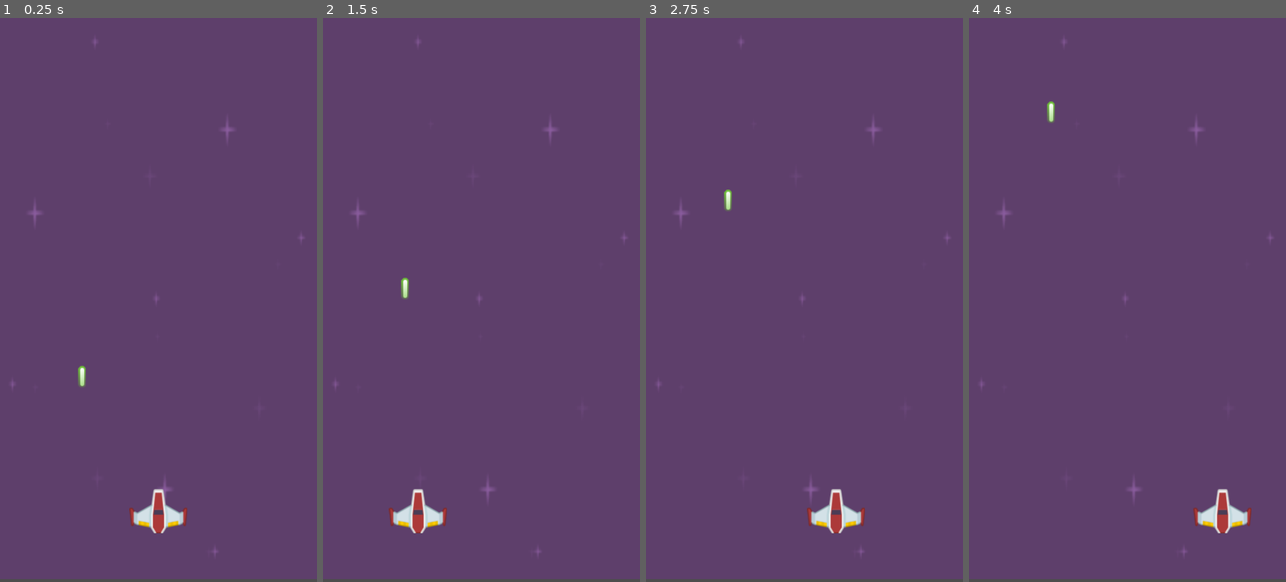
Above: before the commit, frames 1-4 (left to right).
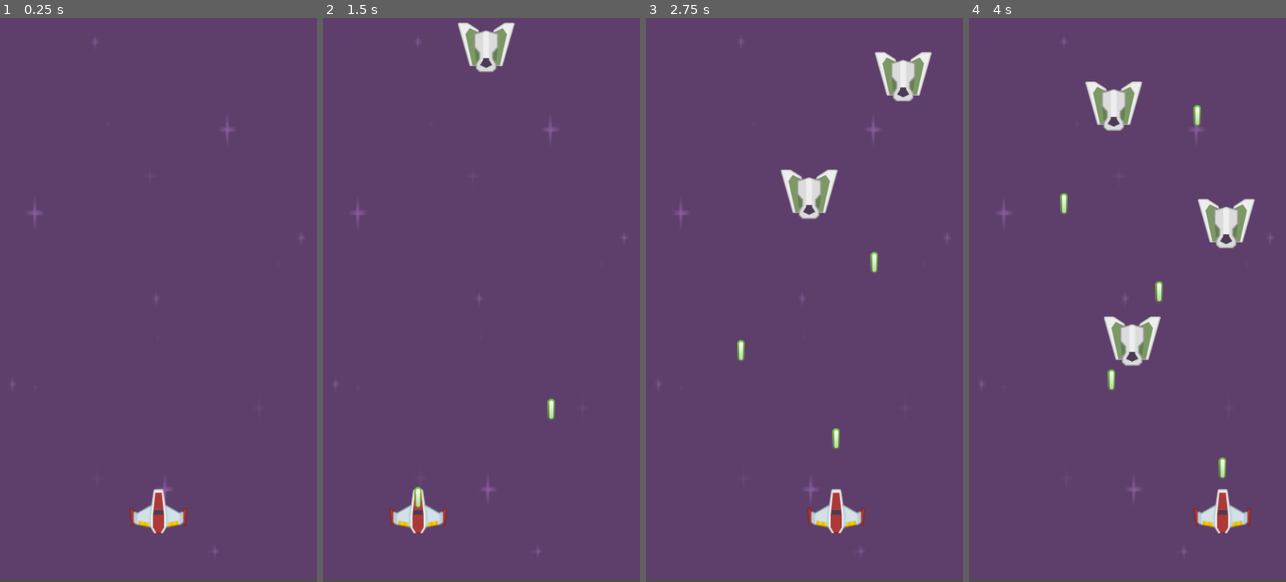
Above: after the commit, the same moments.

Repository: marknair/space-shooter
Game: Godot game, scene res://Scenes/main.tscn
The game is run twice, just before and just after one commit, with the same random seed, the same clock (stepped at 60 frames per second) and the same inputs. Before the commit the project has no main scene; this scene is started directly in both runs.
Inputs (mouse positions are in pixels of both pictures, inside the frame that each line leads up to):
- Up to frame 1 (0.25 s): no input
- Up to frame 2 (1.5 s): move the mouse to (551, 271) at 0.52 s; tap Space (Fire, bound only after the commit) at 0.6, 1.35 s; move the mouse to (418, 328) at 1.27 s
- Up to frame 3 (2.75 s): move the mouse to (836, 175) at 2.02 s; tap Space (Fire, bound only after the commit) at 2.1 s
- Up to frame 4 (4 s): move the mouse to (1111, 412) at 2.77 s; tap Space (Fire, bound only after the commit) at 2.85, 3.6 s; move the mouse to (1222, 384) at 3.52 s

The runs differ from the first frame. In frame 1, less than 0.1% of the frame differs, in the area x 24-28%, y 61-66%; in frame 2, 1.3%; in frame 3, 2.4%; in frame 4, 3.6%, in the area x 24-91%, y 11-82%.

Commit message:
Instantiating the enemies

Diff:
--- /dev/null
+++ b/Scenes/enemy.tscn
@@ -0,0 +1,19 @@
+[gd_scene load_steps=4 format=3 uid="uid://dko0bwic4w8xj"]
+
+[ext_resource type="Script" uid="uid://cfkbw2s54pss3" path="res://Scripts/enemy.gd" id="1_1f0kj"]
+[ext_resource type="Texture2D" uid="uid://c55bq8xa07saw" path="res://Graphics/Enemies/enemyGreen5.png" id="2_afpow"]
+
+[sub_resource type="CircleShape2D" id="CircleShape2D_21xkr"]
+radius = 35.4401
+
+[node name="Enemy" type="Area2D"]
+script = ExtResource("1_1f0kj")
+metadata/_edit_group_ = true
+
+[node name="EnemyGraphic" type="Sprite2D" parent="."]
+texture = ExtResource("2_afpow")
+
+[node name="CollisionShape2D" type="CollisionShape2D" parent="."]
+shape = SubResource("CircleShape2D_21xkr")
+
+[connection signal="area_entered" from="." to="." method="_on_area_entered"]
--- /dev/null
+++ b/Scenes/laser.tscn
@@ -0,0 +1,20 @@
+[gd_scene load_steps=4 format=3 uid="uid://bvevj6effvjke"]
+
+[ext_resource type="Script" uid="uid://ctm2ng16wwyec" path="res://Scripts/laser.gd" id="1_mou6w"]
+[ext_resource type="Texture2D" uid="uid://cep6gorkxqcf7" path="res://Graphics/Lasers/laserGreen12.png" id="2_3pc01"]
+
+[sub_resource type="CapsuleShape2D" id="CapsuleShape2D_mou6w"]
+radius = 6.0
+height = 36.0
+
+[node name="Laser" type="Area2D"]
+script = ExtResource("1_mou6w")
+metadata/_edit_group_ = true
+
+[node name="LaserGraphic" type="Sprite2D" parent="."]
+texture = ExtResource("2_3pc01")
+
+[node name="CollisionShape2D" type="CollisionShape2D" parent="."]
+shape = SubResource("CapsuleShape2D_mou6w")
+
+[connection signal="area_entered" from="." to="." method="_on_area_entered"]
--- a/Scenes/main.tscn
+++ b/Scenes/main.tscn
@@ -1,10 +1,11 @@
-[gd_scene load_steps=6 format=3 uid="uid://7hkqwse4codi"]
+[gd_scene load_steps=7 format=3 uid="uid://7hkqwse4codi"]
 
 [ext_resource type="Texture2D" uid="uid://ct1b5lsd7puei" path="res://Backgrounds/purple.png" id="1_jjgbg"]
 [ext_resource type="Script" uid="uid://d4i40ttopgo5p" path="res://Scripts/player.gd" id="2_8gbba"]
 [ext_resource type="Texture2D" uid="uid://clupddywx4h7v" path="res://Graphics/playerShip1_red.png" id="2_bo1nx"]
-[ext_resource type="Script" uid="uid://ctm2ng16wwyec" path="res://Scripts/laser.gd" id="4_kry3j"]
-[ext_resource type="Texture2D" uid="uid://cep6gorkxqcf7" path="res://Graphics/Lasers/laserGreen12.png" id="5_21xkr"]
+[ext_resource type="PackedScene" uid="uid://bvevj6effvjke" path="res://Scenes/laser.tscn" id="4_jjvhh"]
+[ext_resource type="PackedScene" uid="uid://dko0bwic4w8xj" path="res://Scenes/enemy.tscn" id="5_21xkr"]
+[ext_resource type="Script" uid="uid://d2s8mk3tru520" path="res://Scripts/enemy_spawner.gd" id="6_6bp64"]
 
 [node name="Main" type="Node2D"]
 
@@ -17,15 +18,17 @@
 [node name="Player" type="Node2D" parent="."]
 position = Vector2(280, 840)
 script = ExtResource("2_8gbba")
+laser_tscn = ExtResource("4_jjvhh")
 metadata/_edit_group_ = true
 
 [node name="ShipGraphic" type="Sprite2D" parent="Player"]
 texture = ExtResource("2_bo1nx")
 
-[node name="Laser" type="Node2D" parent="."]
-position = Vector2(140, 641)
-script = ExtResource("4_kry3j")
-metadata/_edit_group_ = true
+[node name="EnemySpawner" type="Node2D" parent="."]
+script = ExtResource("6_6bp64")
+enemy_tscn = ExtResource("5_21xkr")
 
-[node name="LaserGraphic" type="Sprite2D" parent="Laser"]
-texture = ExtResource("5_21xkr")
+[node name="Timer" type="Timer" parent="EnemySpawner"]
+autostart = true
+
+[connection signal="timeout" from="EnemySpawner/Timer" to="EnemySpawner" method="spawn_enemy"]
--- /dev/null
+++ b/Scripts/enemy.gd
@@ -0,0 +1,10 @@
+extends Node2D
+
+@export var speed = 200
+
+func _process(delta: float) -> void:
+	self.position.y += speed * delta
+
+
+func _on_area_entered(area: Area2D) -> void:
+	self.queue_free()
--- /dev/null
+++ b/Scripts/enemy_spawner.gd
@@ -0,0 +1,12 @@
+extends Node2D
+
+@export var enemy_tscn: PackedScene
+
+func spawn_enemy():
+	var new_enemy = enemy_tscn.instantiate()
+	add_child(new_enemy)
+
+	var viewport_width = get_viewport_rect().size.x
+	var random_x = randf_range(0, viewport_width)
+	new_enemy.position.x = random_x
+	new_enemy.position.y = -50
--- a/Scripts/laser.gd
+++ b/Scripts/laser.gd
@@ -1,5 +1,10 @@
 extends Node2D
+@export var speed = 200 #pixels per second
+
+func _process(delta: float) -> void:
+	self.position.y -= speed * delta
 
 
-func _process(delta: float) -> void:
-	self.position.y -= 2
+
+func _on_area_entered(area: Area2D) -> void:
+	queue_free()
--- a/Scripts/player.gd
+++ b/Scripts/player.gd
@@ -1,5 +1,15 @@
 extends Node2D
+
+@export var laser_tscn: PackedScene
 
 func _process(delta: float) -> void:
 	var mouse_position = get_global_mouse_position()
 	self.position.x = mouse_position.x
+
+	# When the player clicks -> spawn that laser
+
+	if Input.is_action_just_pressed("Fire"):
+		print("Spawn that laser!")
+		var new_laser = laser_tscn.instantiate()
+		add_sibling(new_laser)
+		new_laser.position = self.position
--- a/project.godot
+++ b/project.godot
@@ -11,6 +11,7 @@
 [application]
 
 config/name="Space shooter"
+run/main_scene="uid://7hkqwse4codi"
 config/features=PackedStringArray("4.4", "Forward Plus")
 config/icon="res://icon.svg"
 
@@ -18,3 +19,11 @@
 
 window/size/viewport_width=540
 window/size/viewport_height=960
+
+[input]
+
+Fire={
+"deadzone": 0.2,
+"events": [Object(InputEventKey,"resource_local_to_scene":false,"resource_name":"","device":-1,"window_id":0,"alt_pressed":false,"shift_pressed":false,"ctrl_pressed":false,"meta_pressed":false,"pressed":false,"keycode":0,"physical_keycode":32,"key_label":0,"unicode":32,"location":0,"echo":false,"script":null)
+]
+}
Not shown, added: Scripts/enemy.gd.uid
Not shown, added: Scripts/enemy_spawner.gd.uid
